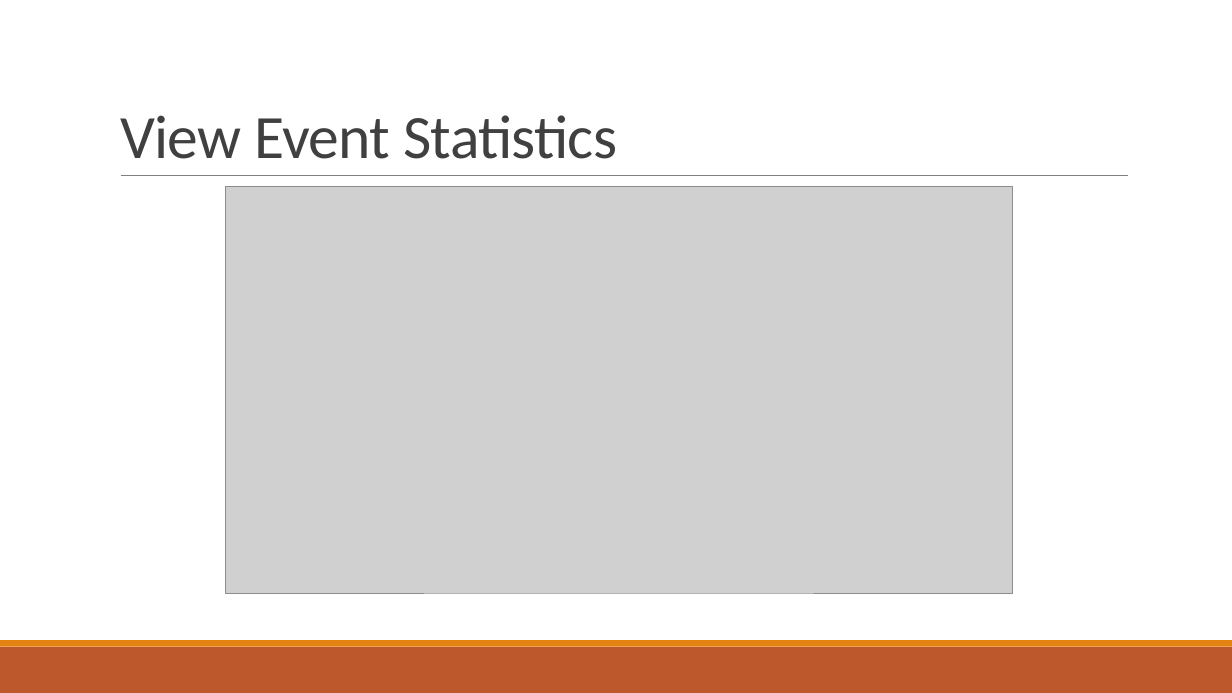
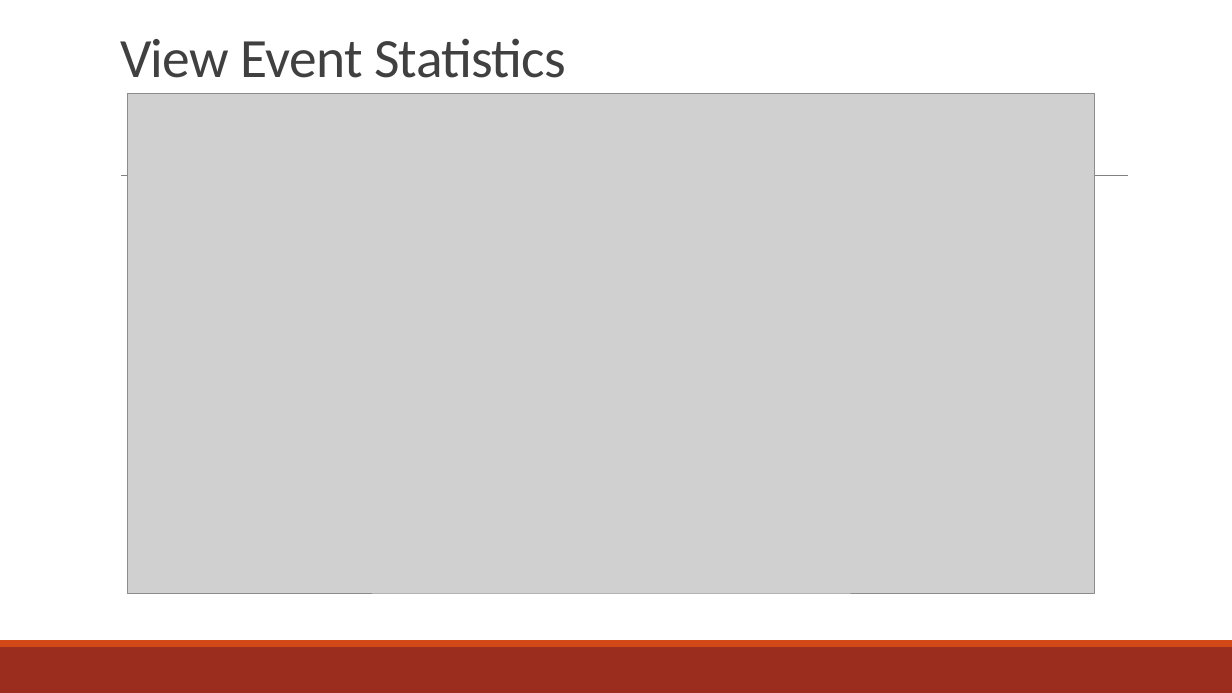
Before and after one commit to amgabriel45/CS495ClubStuff, a slide deck: slide 11 of Crimson Clubs (Design).pptx. Drawn at 1232x693 pixels with LibreOffice and Linux fonts; fonts in the diff are those of the drawing; grey boxes stand for pictures. Boxes give left, top, right and bottom in pixels: in the first picture for what was removed or moved away, otherwise in the second. Text is boxed around its words. In the diff, an @@ line names an element or a change of style, - is before the commit and + after.

Commit message:
Design Changes
Changed the color and made everything bigger so it should be able to be seen better during the presentation.

```diff
--- a/Crimson Clubs (Design).pptx
+++ b/Crimson Clubs (Design).pptx
@@ title "View Event Statistics" at <box>120,38,566,78</box>: size 48 to 43.2 pt @@
@@ picture: place and size @@
-picture at <box>226,187,1012,593</box>
+picture at <box>128,93,1095,593</box>
@@ rectangle at <box>0,647,1232,693</box>: fill #BD582C to #9B2D1F @@
@@ rectangle at <box>0,640,1232,647</box>: fill #E48312 to #D34817 @@
```
Also in this commit, not shown: 11 other slides changed.
